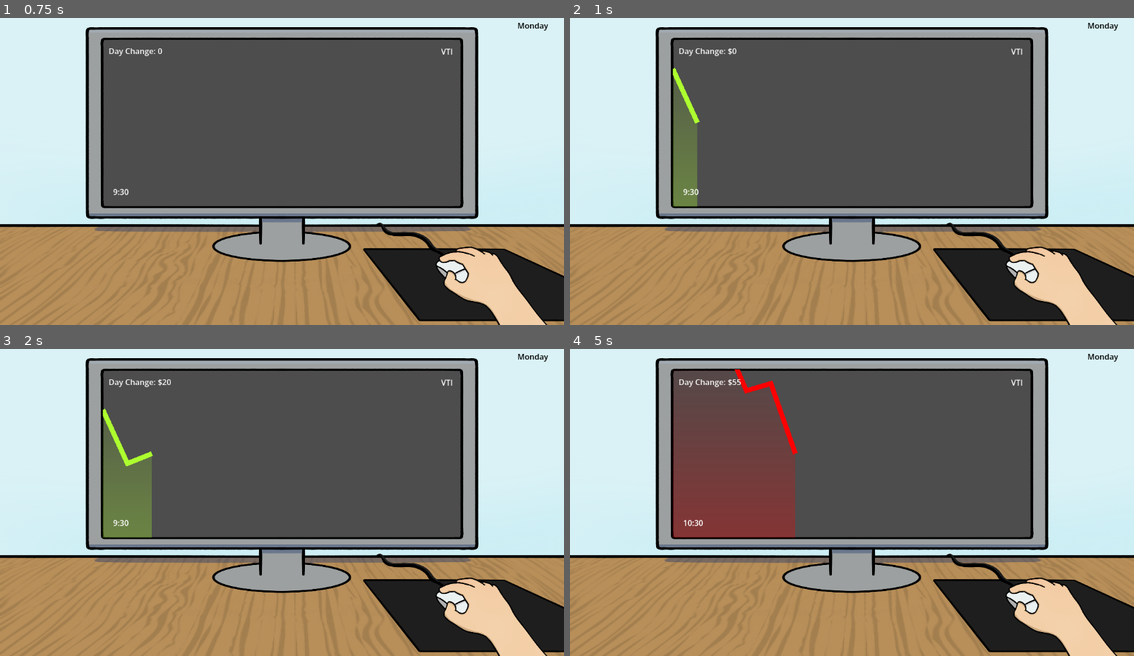
Above: before the commit, frames 1-4 (two rows, left to right).
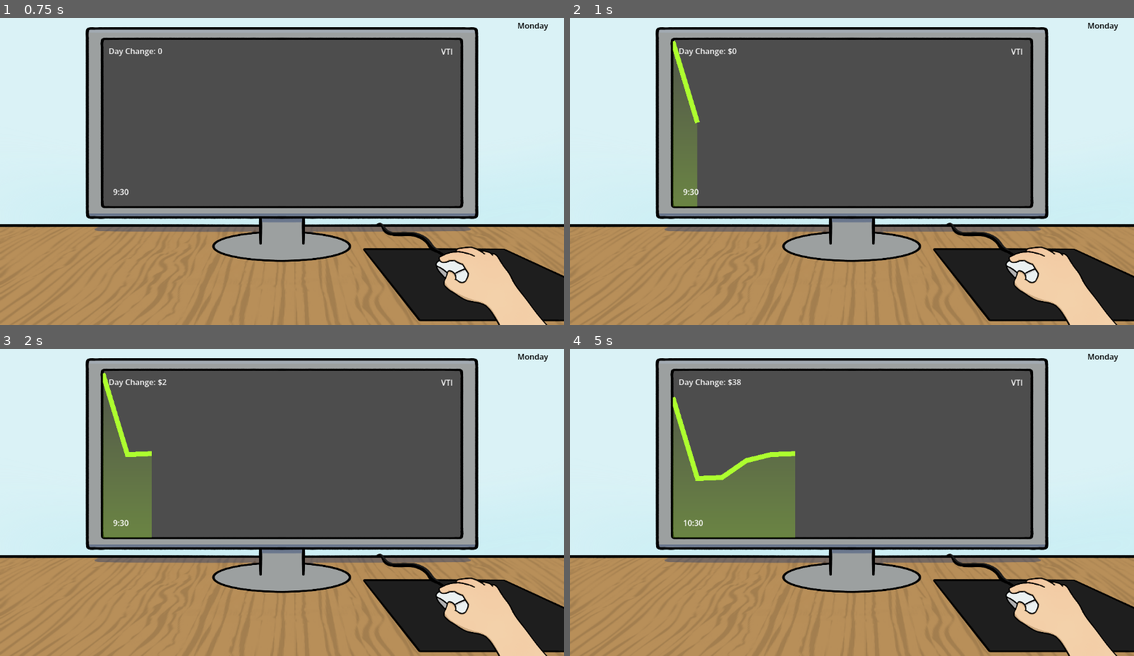
Above: after the commit, the same moments.

Repository: connorheyz/jamfest-2026-buy-signal-game
Game: Godot game, scene res://desktop/minigame.tscn
Same seed, same stepped clock (60 frames per second), same inputs: the game is played once before the commit and once after it. The project has no main scene, so this scene is started directly.
Inputs (mouse positions are in pixels of both pictures, inside the frame that each line leads up to):
- Up to frame 1 (0.75 s): tap Enter at 0.5 s; move the mouse to (406, 150) at 0.52 s; hold A (buy) from 0.53 s (still down)
- Up to frame 2 (1 s): keep holding A (buy); tap D (sell) at 0.8 s
- Up to frame 3 (2 s): tap Space at 1.25 s; move the mouse to (169, 514) at 1.27 s; release A (buy) at 1.28 s; tap D (sell) at 1.35 s; tap A (buy) at 1.55 s
- Up to frame 4 (5 s): move the mouse to (908, 428) at 2.02 s; hold A (buy) 2.03-2.78 s; tap D (sell) at 2.3, 2.85, 3.8, 4.35 s; tap Enter at 2.75, 4.25 s; move the mouse to (823, 560) at 2.77 s; tap A (buy) at 3.05, 4.55 s; tap Space at 3.5 s; move the mouse to (1021, 545) at 3.52 s; hold A (buy) 3.53-4.28 s; move the mouse to (682, 450) at 4.27 s

Frame 1 is identical in both runs. In frame 2, 0.3% of the frame differs, in the area x 18-24%, y 7-35%; in frame 3, 0.6%; in frame 4, 8.1%, in the area x 18-41%, y 6-62%.

Commit message:
rhythm movement and cue system

Diff:
--- a/desktop/minigame.tscn
+++ b/desktop/minigame.tscn
@@ -9,6 +9,7 @@
 [ext_resource type="Script" uid="uid://dbwvsvfhxscud" path="res://desktop/clock.gd" id="7_dipoy"]
 [ext_resource type="PackedScene" uid="uid://cj0ka5piaau77" path="res://price_engine/stock_scene.tscn" id="8_mgcpr"]
 [ext_resource type="PackedScene" uid="uid://b4l86xnah0j5g" path="res://queue_up_menu/queue_up_menu.tscn" id="9_sd31f"]
+[ext_resource type="PackedScene" uid="uid://d2qltat0v82t8" path="res://rhythm/rhythm_scene.tscn" id="10_qmb8p"]
 
 [node name="Desktop" type="Control" unique_id=1725560712 node_paths=PackedStringArray("stock_ticker")]
 layout_mode = 3
@@ -116,4 +117,8 @@
 [node name="QueueUpMenu" parent="." unique_id=1808077402 instance=ExtResource("9_sd31f")]
 visible = false
 
+[node name="RhythmScene" parent="." unique_id=2051092556 instance=ExtResource("10_qmb8p")]
+unique_name_in_owner = true
+
 [connection signal="button_queue_up_pressed" from="QueueUpMenu" to="." method="_on_queue_up_menu_button_queue_up_pressed"]
+[connection signal="enqueue_cue" from="RhythmScene" to="." method="_on_rhythm_scene_enqueue_cue"]
--- a/desktop/stock_minigame.gd
+++ b/desktop/stock_minigame.gd
@@ -51,16 +51,19 @@
 		if not get_holding() and not day_closed:
 			bought_price = stock_ticker.get_latest_price().price
 			set_holding(true)
+			%RhythmScene.bought_or_sold()
 	elif event.is_action_pressed("sell"):
 		if get_holding() and not day_closed:
 			profit += stock_ticker.get_latest_price().price - bought_price
 			update_profit_label()
 			set_holding(true)
+			%RhythmScene.bought_or_sold()
 
 func update_profit_label():
 	%ProfitLabel.text = "Day Change: $" + str(profit)
 
 func _on_tick_timeout() -> void:
+	%RhythmScene.do_tick()
 	var diff: float = %StockScene.do_tick()
 	if stock_ticker.prices.size() < 1:
 		stock_ticker.append_price(Price.new(diff, current_tick))
@@ -79,3 +82,7 @@
 
 func _on_queue_up_menu_button_queue_up_pressed(type: Stock.FunctionType, p_volatility: float, start_ticks: int, duration_ticks: int) -> void:
 	%StockScene.queue_up(type, p_volatility, start_ticks, duration_ticks)
+
+
+func _on_rhythm_scene_enqueue_cue(cue: Cue) -> void:
+	%StockScene.queue_up(cue.function, cue.volatility, cue.start_ticks, cue.duration_ticks)
--- a/price_engine/cue.gd
+++ b/price_engine/cue.gd
@@ -1,7 +1,13 @@
 extends Resource
 class_name Cue
 
-var function: int
+var function: Stock.FunctionType
 var volatility: float
 var start_ticks: int
 var duration_ticks: int
+
+func _init(p_function: Stock.FunctionType, p_volatility: float, p_start_ticks: int, p_duration_ticks: int):
+    function = p_function
+    volatility = p_volatility
+    start_ticks = p_start_ticks
+    duration_ticks = p_duration_ticks
--- a/price_engine/stock.gd
+++ b/price_engine/stock.gd
@@ -68,9 +68,5 @@
 	return functions[current_function].get_next_diff(volatility)
 
 func queue_up(function: FunctionType, volatility: float, start_ticks: int, duration_ticks: int) -> void:
-	cue_queue.append(Cue.new())
-	cue_queue[-1].function = function
-	cue_queue[-1].volatility = volatility
-	cue_queue[-1].start_ticks = start_ticks
-	cue_queue[-1].duration_ticks = duration_ticks
+	cue_queue.append(Cue.new(function, volatility, start_ticks, duration_ticks))
 	cue_queue.sort_custom(func(x, y): (x.start_ticks < y.start_ticks))
--- a/price_engine/stock_scene.gd
+++ b/price_engine/stock_scene.gd
@@ -4,7 +4,7 @@
 var stock: Stock
 
 func _ready():
-	stock = Bitcoin.new()
+	stock = Stock.new()
 #	stock.queue_up(Stock.FunctionType.LINEAR, 50, 5, 4)
 #	stock.queue_up(Stock.FunctionType.LINEAR, -100, 10, 7)
 	pass
@@ -21,6 +21,3 @@
 
 func queue_up(function_type: Stock.FunctionType, p_volatility: float, start_ticks: int, duration_ticks: int) -> void:
 	stock.queue_up(function_type, p_volatility, start_ticks, duration_ticks)
-
-func set_stock(new_stock: Stock) -> void:
-	stock = new_stock
--- /dev/null
+++ b/rhythm/rhythm.gd
@@ -0,0 +1,89 @@
+extends Resource
+class_name Rhythm
+
+signal enqueue_cue(cue: Cue)
+signal rhythm_happening(start_ticks: int)
+
+var rhythm_queue: Array[RhythmEvent]
+var rng: RandomNumberGenerator
+var dont_change: int
+var next_critical: int
+var thing_to_look_for: bool ## true buy, false sell
+var action_taken: bool
+var is_critical_now: bool
+
+func _init() -> void:
+	rhythm_queue = []
+	rng = RandomNumberGenerator.new()
+	dont_change = 0
+	next_critical = 0
+	action_taken = false
+	is_critical_now = false
+
+func do_tick() -> void:
+	if len(rhythm_queue) > 0:
+		print_debug("Rhythm queue ", rhythm_queue)
+		for rhythm_index in range(len(rhythm_queue) - 1, -1, -1):
+			var rhythm_event: RhythmEvent = rhythm_queue[rhythm_index]
+			if rhythm_event.start_ticks == 0:
+				print_debug("Applying rhythm event")
+				dont_change = rhythm_event.duration_ticks
+				next_critical = rhythm_event.critical_tick
+				rhythm_queue.remove_at(0)
+				enqueue_cue.emit(rhythm_event.pre_cue)
+				enqueue_cue.emit(rhythm_event.post_cue)
+				thing_to_look_for = true
+				rhythm_happening.emit(rhythm_event.critical_tick)
+			else:
+				rhythm_event.start_ticks -= 1
+
+	if next_critical > 1:
+		next_critical -= 1
+		if next_critical == 1:
+			is_critical_now = true
+			print_debug("Critical tick")
+			pass
+		return
+
+	if is_critical_now:
+		if next_critical == 1:
+			next_critical -= 1
+			return
+		if action_taken:
+			print_debug("Rhythm correct")
+		else:
+			print_debug("Rhythm missed")
+		is_critical_now = false
+
+	if dont_change > 1:
+		dont_change -= 1
+		if dont_change == 1:
+			## reset whatever
+			pass
+		return
+
+	if rng.randf() < 0.2 and len(rhythm_queue) == 0:
+		rhythm_queue.append(
+			RhythmEvent.new(
+				4,
+				6,
+				7,
+				Cue.new(
+					Stock.FunctionType.LINEAR,
+					-50,
+					3,
+					3,
+				),
+				Cue.new(
+					Stock.FunctionType.LINEAR,
+					100,
+					11,
+					7,
+				),
+				true
+			)
+		)
+
+func bought_or_sold():
+	if is_critical_now:
+		action_taken = true
--- /dev/null
+++ b/rhythm/rhythm.tres
@@ -0,0 +1,3 @@
+[gd_resource type="Resource" format=3 uid="uid://wj77x3wjuo0f"]
+
+[resource]
--- /dev/null
+++ b/rhythm/rhythm_event.gd
@@ -0,0 +1,17 @@
+extends Resource
+class_name RhythmEvent
+
+var start_ticks: int
+var critical_tick: int
+var duration_ticks: int
+var pre_cue: Cue
+var post_cue: Cue
+var type: bool ## true buy, false sell
+
+func _init(p_start_ticks: int, p_critical_tick: int, p_duration_ticks: int, p_pre_cue: Cue, p_post_cue: Cue, p_type: bool):
+    start_ticks = p_start_ticks
+    critical_tick = p_critical_tick
+    duration_ticks = p_duration_ticks
+    pre_cue = p_pre_cue
+    post_cue = p_post_cue
+    type = p_type
--- /dev/null
+++ b/rhythm/rhythm_event.tres
@@ -0,0 +1,3 @@
+[gd_resource type="Resource" format=3 uid="uid://b4s37odaw5vbg"]
+
+[resource]
--- /dev/null
+++ b/rhythm/rhythm_scene.gd
@@ -0,0 +1,33 @@
+extends Node
+
+signal enqueue_cue(cue: Cue)
+
+var rhythm: Rhythm
+
+# Called when the node enters the scene tree for the first time.
+func _ready() -> void:
+	rhythm = Rhythm.new()
+	rhythm.enqueue_cue.connect(_on_enqueue_cue)
+	rhythm.rhythm_happening.connect(_on_rhythm_happening)
+	pass # Replace with function body.
+
+
+# Called every frame. 'delta' is the elapsed time since the previous frame.
+func _process(delta: float) -> void:
+	pass
+
+func do_tick() -> void:
+	rhythm.do_tick()
+
+func _on_enqueue_cue(cue: Cue):
+	enqueue_cue.emit(cue)
+
+func bought_or_sold():
+	rhythm.bought_or_sold()
+
+func _on_rhythm_happening(start_ticks: int) -> void:
+	var voices = DisplayServer.tts_get_voices_for_language("en")
+	var voice_id = voices[0]
+
+	# Say "Hello, world!".
+	DisplayServer.tts_speak("Buy or sell in %d ticks" % start_ticks, voice_id)
--- /dev/null
+++ b/rhythm/rhythm_scene.tscn
@@ -0,0 +1,8 @@
+[gd_scene format=3 uid="uid://d2qltat0v82t8"]
+
+[ext_resource type="Script" uid="uid://cwfvlfyw8rj2q" path="res://rhythm/rhythm_scene.gd" id="1_spmn5"]
+
+[node name="RhythmScene" type="Node2D" unique_id=2051092556]
+script = ExtResource("1_spmn5")
+
+[node name="AudioStreamPlayer2D" type="AudioStreamPlayer2D" parent="." unique_id=2066035708]
Not shown, added: rhythm/rhythm.gd.uid
Not shown, added: rhythm/rhythm_event.gd.uid
Not shown, added: rhythm/rhythm_scene.gd.uid
